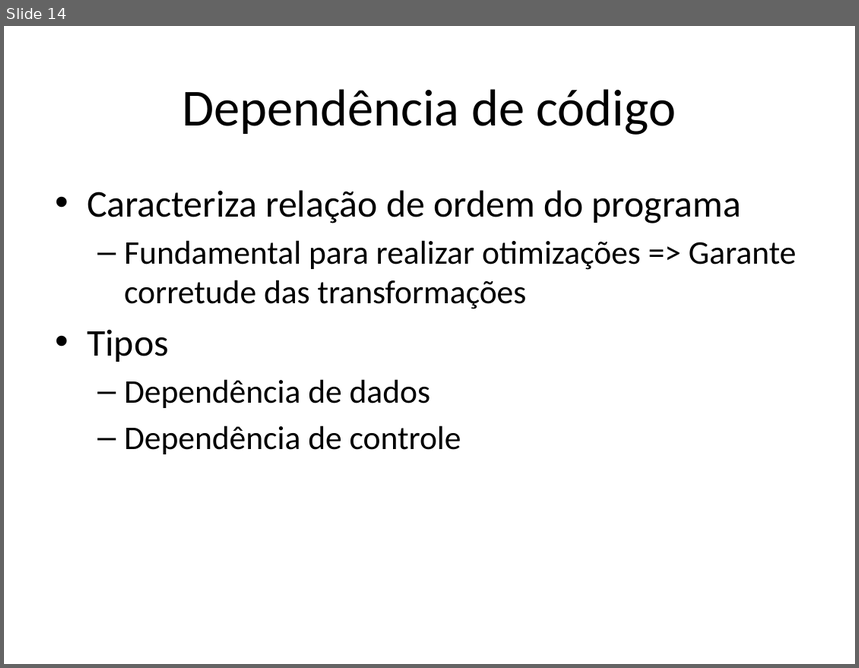
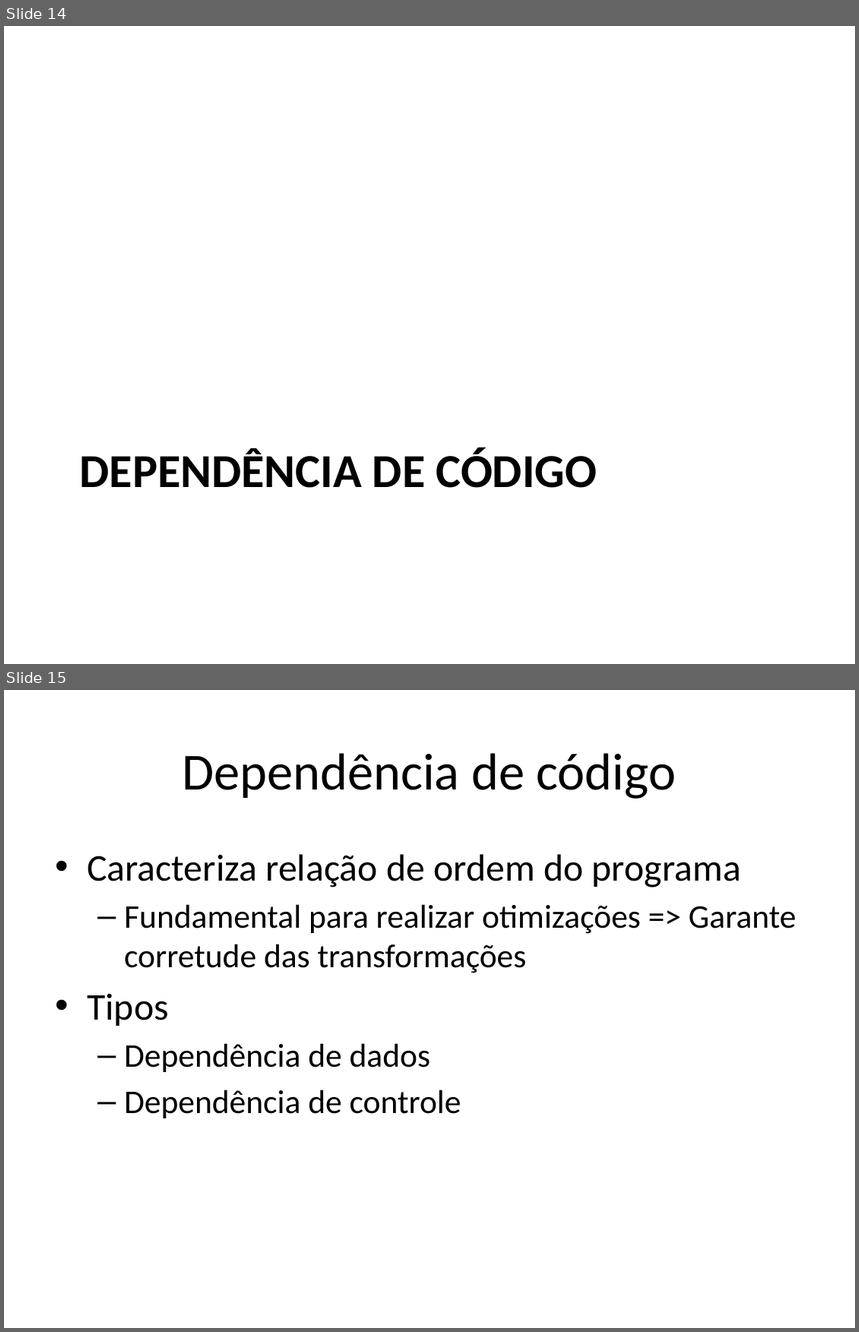
Before and after one commit to damorim/compilers-cin, a slide deck: slides-aulas/analise-estatica.pptx. Shown one above the other, each under a label of ours: slide 14 before the commit, slides 14 and 15 after it. The pictures are 859x668 and 859x1332 pixels, drawn with LibreOffice and Linux fonts; fonts in the diff are those of the drawing. Boxes give left, top, right and bottom in pixels: in the first picture for what was removed or moved away, otherwise in the second. Text is boxed around its words. In the diff, an @@ line names an element or a change of style, - is before the commit and + after.

```diff
--- a/slides-aulas/analise-estatica.pptx
+++ b/slides-aulas/analise-estatica.pptx
@@ slide 14 added at [4, 26, 855, 664], background #FFFFFF @@
@@ title added at [80, 448, 598, 488], 40 pt, text #000000, bold @@
+DEPENDÊNCIA DE CÓDIGO
@@ what was slide 14 is now slide 15 @@
```
Also in this commit, not shown: 1 other slide added, 1 other file.
